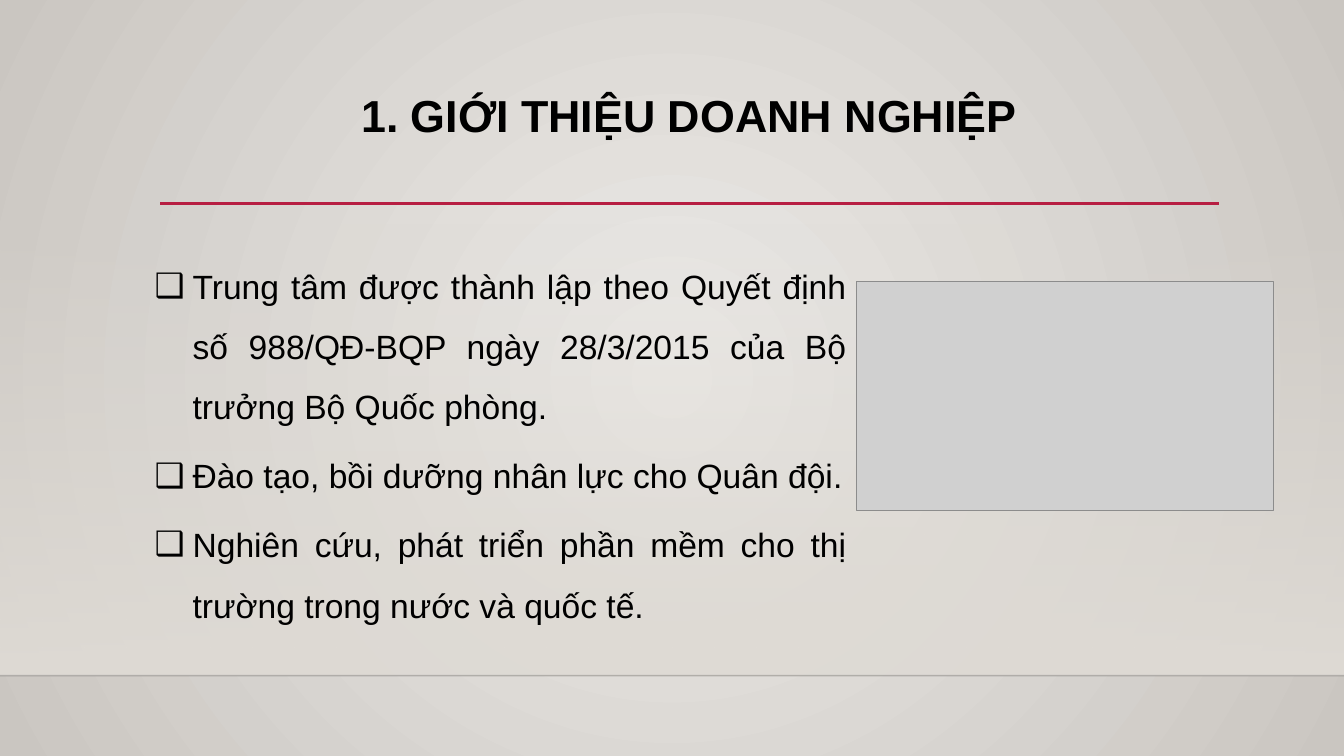
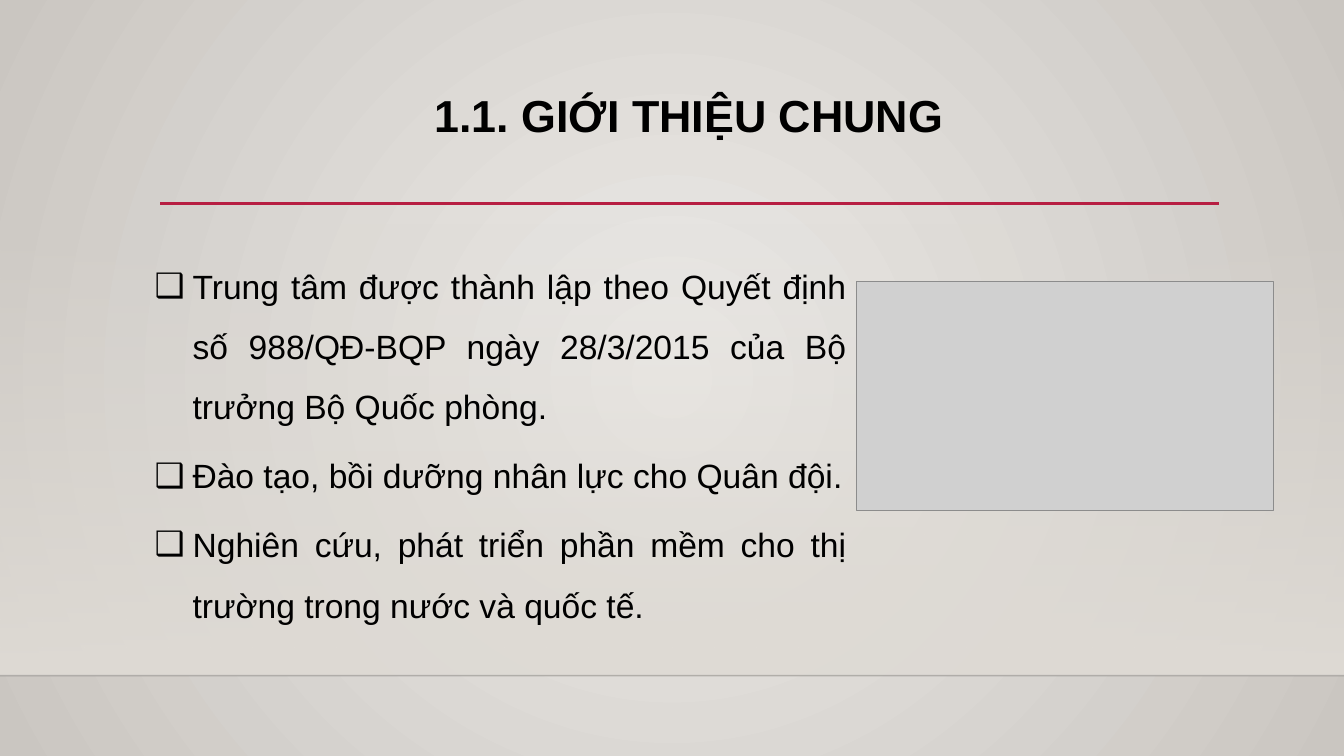
Before and after one commit to hieutrantrong21520859MMCL21/FrontEndPractice_Intern_Reports, a slide deck: slide 4 of doc/BaoCaoTTDN_21520859_TranTrongHieu.pptx. Drawn at 1344x756 pixels with LibreOffice and Linux fonts; fonts in the diff are those of the drawing; grey boxes stand for pictures; background and template pictures are left out. Boxes give left, top, right and bottom in pixels: in the first picture for what was removed or moved away, otherwise in the second. Text is boxed around its words. In the diff, an @@ line names an element or a change of style, - is before the commit and + after.

```diff
--- a/doc/BaoCaoTTDN_21520859_TranTrongHieu.pptx
+++ b/doc/BaoCaoTTDN_21520859_TranTrongHieu.pptx
@@ title at (435,97,943,140): text changed @@
-1. GIỚI THIỆU DOANH NGHIỆP
+1.1. GIỚI THIỆU CHUNG
```
Also in this commit, not shown: 2 other slides changed.
